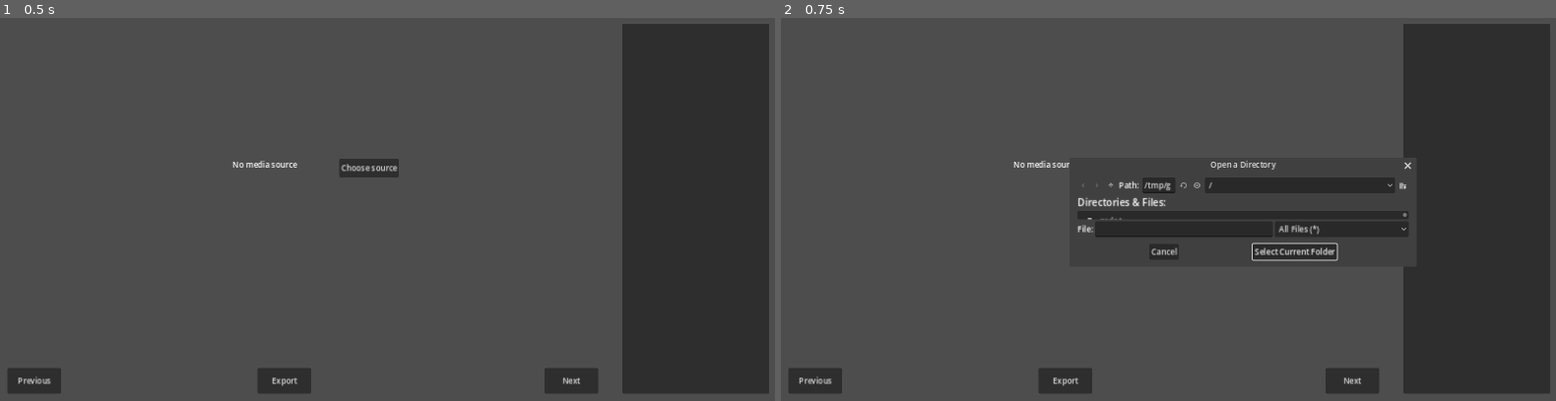
Above: before the commit, frames 1-2 (left to right).
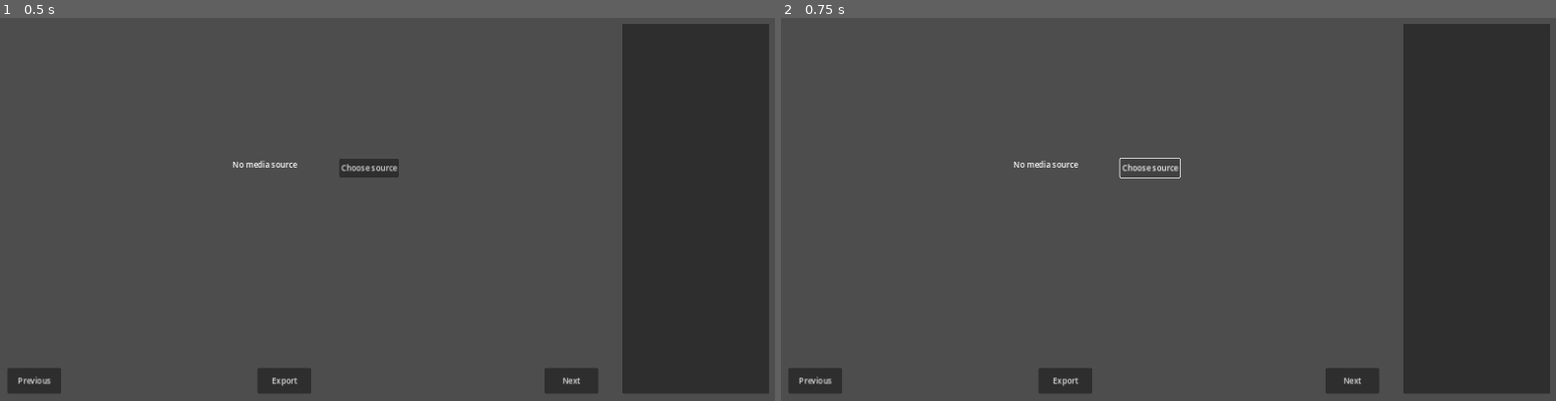
Above: after the commit, the same moments.

Repository: gcadorette/image_viewer
Game: Godot game, scene res://main.tscn
Two runs of this game, one before a commit and one after it. Both use one fixed random seed, a clock stepped at 60 frames per second and the inputs below.
Inputs:
- Up to frame 1 (0.5 s): no input
- Up to frame 2 (0.75 s): click "Choose source" at 0.5 s

Frame 1 is identical in both runs. In frame 2, 4.9% of the frame differs, in the area x 37-82%, y 36-64%.
Error after the commit: Invalid operands 'bool' and 'int' in operator '!='. (res://Service/ConfigService.gd:28)

Commit message:
- Added Native Dialogs - set in the architecture (basically service -> client w/ polymorphism) - windowsfolderclient functions (not ALL use cases are tested tho) - config loading and saving works, but not prettiest code

Diff:
--- /dev/null
+++ b/Client/GenericFolderClient.gd
@@ -0,0 +1,4 @@
+class_name GenericFolderClient #abstract class type beat
+
+func get_all_items() -> Array[FolderItems]:
+	return [] #defined in children's class
--- /dev/null
+++ b/Client/WindowsFolderClient.gd
@@ -0,0 +1,28 @@
+class_name WindowsFolderClient
+extends GenericFolderClient
+var FolderItems = load("res://Models/FolderItems.gd")
+var _dir: String = ""
+
+func _init(config: WindowsFileSystemConfig):
+	_dir = config.dir
+
+func get_all_items() -> Array[FolderItems]:
+	return _get_all_items_recurr([], _dir)
+
+func _get_all_items_recurr(found_files: Array[FolderItems], path: String) -> Array[FolderItems]:
+	var dir = DirAccess.open(path)
+	if dir:
+		dir.list_dir_begin()
+		var file_name = dir.get_next()
+		while file_name != "":
+			file_name = file_name.replace(_dir, "")
+			file_name = "%s/%s" % [path, file_name]
+			var is_folder = dir.current_is_dir()
+			var curr_item = FolderItems.new(is_folder, file_name.replace("%s/" % _dir, ""))
+			found_files.append(curr_item)
+			if is_folder:
+				found_files = _get_all_items_recurr(found_files, file_name)
+			file_name = dir.get_next()
+		return found_files
+	else:
+		return found_files
--- a/Models/Config.gd
+++ b/Models/Config.gd
@@ -3,5 +3,9 @@
 var image_filetype = ["JPG", "JPEG", "PNG"]
 var raw_filetype = ["NEF", "RAW"]
 
-var folder_source: GenericTypeTransferConfig = null
-var folders_destination: Array[FolderConfigDestination] = []
+var folder_source: GenericTypeTransferConfig
+var folders_destination: Array[FolderConfigDestination]
+
+func _init():
+	folder_source = GenericTypeTransferConfig.new()
+	folders_destination = []
--- a/Models/Enum.gd
+++ b/Models/Enum.gd
@@ -1 +1,2 @@
-enum FileTransferType { ssh = 1, windows_cmd = 2}
+enum FileTransferType { unknown = 0, ssh = 1, windows_folders = 2}
+enum FolderElementTypes { unknown = 0, raw = 1, image = 2, folder = 3}
--- /dev/null
+++ b/Models/FolderElement.gd
@@ -0,0 +1,14 @@
+class_name FolderElement
+var Enum = load("res://Models/Enum.gd")
+
+var relative_path = ""
+
+var file_name = ""
+var file_type = ""
+var type = Enum.FolderElementTypes.unknown
+
+func _init(_relative_path: String, _file_name: String, _file_type: String, _type):
+	relative_path = _relative_path
+	file_name = _file_name
+	file_type = _file_type
+	type = _type
--- /dev/null
+++ b/Models/FolderItems.gd
@@ -0,0 +1,8 @@
+class_name FolderItems
+
+var is_folder: bool = false
+var file_name: String = ""
+
+func _init(_is_folder: bool, _file_name: String):
+    is_folder = _is_folder
+    file_name = _file_name
--- a/Models/TransferTypeConfig/GenericTypeTransferConfig.gd
+++ b/Models/TransferTypeConfig/GenericTypeTransferConfig.gd
@@ -1,2 +1,6 @@
 class_name GenericTypeTransferConfig
-# empty class, used as a parent class
+var Enum = load("res://Models/Enum.gd")
+var type
+
+func _init():
+	type = Enum.FileTransferType.unknown
--- a/Models/TransferTypeConfig/WindowsFileSystemConfig.gd
+++ b/Models/TransferTypeConfig/WindowsFileSystemConfig.gd
@@ -1,4 +1,8 @@
 class_name WindowsFileSystemConfig
 
 extends GenericTypeTransferConfig
-var dir = ""
+var dir: String = ""
+
+func _init(_dir: String):
+	dir = _dir
+	type = Enum.FileTransferType.windows_folders
--- a/Service/ConfigService.gd
+++ b/Service/ConfigService.gd
@@ -1,45 +1,81 @@
 class_name ConfigService
 
-var Config = load("res://Models/Config.gd")
+var ConfigModel = load("res://Models/Config.gd")
 var Enum = load("res://Models/Enum.gd")
 var GenericTypeTransferConfig = load("res://Models/TransferTypeConfig/GenericTypeTransferConfig.gd")
 var WindowsFileSystemConfig = load("res://Models/TransferTypeConfig/WindowsFileSystemConfig.gd")
 var FolderConfigDestination = load("res://Models/FolderConfigDestination.gd")
 
 const CONFIG_FILE_PATH = "user://config.ini"
-var _config_file = null
-var _config_obj = null
+const GENERAL_SECTION = "General"
+const FOLDER_SRC_SECTION = "FolderSrc"
+const SEPARATOR = "|"
+
+var _config_file: ConfigFile = null
+var _config_obj: ConfigModel = null
 
 func _init():
 	#fichier de config peut-être uniquement nécessaire pour les raw files types / img file types?
 	#ca vaut tu la peine de sauvegarder le src/dest folder? À moins que ça soit par projet (ou par folder de source, ig)
 	#au pire on sauvegarde toute et, au démarage, au demande si on veut continuer ou recommencer? Si recommencer, reset la config avec les valeurs par defaut
 	_config_file = ConfigFile.new()
-	_config_obj = Config.new()
+	_config_obj = ConfigModel.new()
 
 	var err = _config_file.load(CONFIG_FILE_PATH)
 
 	if err != OK:
-		err = _config_file.save(CONFIG_FILE_PATH)
+		err = _save()  #try to create the file
 		if err != OK:
 			print("File couldn't be accessed")
 			return
 
 	var all_sections = _config_file.get_sections()
-	"""
+
 	for section in all_sections:
 		match section:
-			"General":
-	"""
+			GENERAL_SECTION:
+				var raw_filetypes_crude = _config_file.get_value(GENERAL_SECTION, "raw_file_type")
+				var img_filetypes_crude = _config_file.get_value(GENERAL_SECTION, "img_file_type")
+
+				_config_obj.raw_filetype = raw_filetypes_crude.split(SEPARATOR)
+				_config_obj.image_filetype = img_filetypes_crude.split(SEPARATOR)
+			FOLDER_SRC_SECTION:
+				var type = int(_config_file.get_value(FOLDER_SRC_SECTION, "type"))
+				if type == Enum.FileTransferType.windows_folders:
+					var dir = _config_file.get_value(FOLDER_SRC_SECTION, "dir")
+					var source_tt_config = WindowsFileSystemConfig.new(dir)
+					source_tt_config.type = type
+					_config_obj.folder_source = source_tt_config
 
 
-func get_folders_source() -> void: #TODO: Determiner la config à envoyer au UI
-	pass # TODO
+func get_folder_source() -> GenericTypeTransferConfig:
+	return _config_obj.folder_source
 
-func create_folder_source_windows(dir: String) -> void:
-	var index = len(_config_obj.folders_source)
-	var source_tt_config = {dir: dir}
+func set_folder_source_windows(dir: String) -> void:
+	var source_tt_config = WindowsFileSystemConfig.new(dir)
 
-	var section_name = "Folder%dSrc" % index
-	_config_file.set_value("section_name", "dir", dir)
-	_config_obj.folders_source.append(source_tt_config)
+	_config_file.set_value("FolderSrc", "dir", dir)
+	_config_file.set_value("FolderSrc", "type", source_tt_config.type)
+	_config_obj.folder_source = source_tt_config
+	_save()
+
+func get_raw_file_types() -> Array[Variant]:
+	return _config_obj.raw_filetype
+
+func get_img_file_types() -> Array[Variant]:
+	return _config_obj.image_filetype
+
+func _save() -> bool:
+	var inified_raw_file_types = _dir_to_ini_file(get_raw_file_types())
+	var inified_image_file_types = _dir_to_ini_file(get_img_file_types())
+	_config_file.set_value(GENERAL_SECTION, "raw_file_type", inified_raw_file_types)
+	_config_file.set_value(GENERAL_SECTION, "img_file_type", inified_image_file_types)
+
+	return _config_file.save(CONFIG_FILE_PATH)
+
+func _dir_to_ini_file(file_types: Array[Variant]) -> String:
+	var inified_types = file_types[0]
+
+	for file_type in file_types.slice(1, file_types.size()):
+		inified_types += "%s%s" % [SEPARATOR, file_type]
+	return inified_types
--- /dev/null
+++ b/Service/FolderService.gd
@@ -0,0 +1,42 @@
+class_name FolderService
+
+var Enum = load("res://Models/Enum.gd")
+var FolderItems = load("res://Models/FolderItems.gd")
+var FolderElement = load("res://Models/FolderElement.gd")
+
+var _client: GenericFolderClient = null
+var type = Enum.FileTransferType.unknown
+
+func _init(config: GenericTypeTransferConfig):
+	type = config.type
+	match type:
+		Enum.FileTransferType.windows_folders:
+			var windows_folders_config: WindowsFileSystemConfig = config
+			_client = WindowsFolderClient.new(windows_folders_config)
+		Enum.FileTransferType.ssh:
+			pass
+		_:
+			pass
+
+func has_source() -> bool:
+	return type
+
+func get_all_elements(raw_file_types: Array[Variant], img_file_types: Array[Variant]) -> Array[FolderElement]:
+	var files = _client.get_all_items()
+	var elements: Array[FolderElement] = []
+	for file in files:
+		var curr_elem = null
+		if file.is_folder:
+			curr_elem = FolderElement.new(file.file_name, "", "", Enum.FolderElementTypes.folder)
+		else:
+			var file_name = file.file_name.split("/")[-1]
+			var relative_path = file.file_name.replace("/%s" % file_name, "")
+			var file_type = file_name.split(".")[-1]
+
+			var filter = raw_file_types + img_file_types
+			if filter.find(file_type) != -1:
+				var type = Enum.FolderElementTypes.raw if raw_file_types.find(file_type) else Enum.FolderElementTypes.image
+				curr_elem = FolderElement.new(relative_path, file_name, file_type, type)
+		if curr_elem:
+			elements.append(curr_elem)
+	return elements
--- a/imageviewer.gd
+++ b/imageviewer.gd
@@ -1,11 +1,38 @@
 extends Control
-var ConfigService = load("res://Service/ConfigService.gd")
+
 var _config_service = null
+var _source_folder_service: FolderService = null
 
-# Called when the node enters the scene tree for the first time.
 func _ready():
 	_config_service = ConfigService.new()
+	_source_folder_service = FolderService.new(_config_service.get_folder_source())
+	switch_views()
 
 
-func _on_button_pressed():
-	%FileDialog.show()
+func _on_button_pressed() -> void:
+	%FolderDialog.show()
+
+func switch_views() -> void:
+	var config = _config_service.get_folder_source()
+	if config.type != _source_folder_service.type:
+		_source_folder_service = FolderService.new(config)
+
+	if _source_folder_service.has_source():
+		switch_for_source()
+	else:
+		switch_for_prompt()
+
+func _on_native_file_dialog_dir_selected(dir: String) -> void:
+	_config_service.set_folder_source_windows(dir)
+	var elements = _source_folder_service.get_all_elements(_config_service.get_raw_file_types(), _config_service.get_img_file_types())
+	switch_views()
+
+func switch_for_source():
+	var elements = _source_folder_service.get_all_elements(_config_service.get_raw_file_types(), _config_service.get_img_file_types())
+	# TODO: Populer le side bar
+	%EmptyDirectoryControl.hide()
+	%PictureViewer.show()
+
+func switch_for_prompt():
+	%PictureViewer.hide()
+	%EmptyDirectoryControl.show()
--- a/main.tscn
+++ b/main.tscn
@@ -14,6 +14,8 @@
 script = ExtResource("1_156ou")
 
 [node name="PictureViewer" type="TextureRect" parent="."]
+unique_name_in_owner = true
+visible = false
 layout_mode = 1
 anchors_preset = -1
 anchor_left = 0.013
@@ -28,6 +30,8 @@
 expand_mode = 3
 
 [node name="EmptyDirectoryControl" type="Control" parent="."]
+unique_name_in_owner = true
+visible = false
 layout_mode = 1
 anchor_left = 0.013
 anchor_top = 0.11
@@ -117,14 +121,11 @@
 offset_bottom = 0.0999146
 text = "Export"
 
-[node name="FileDialog" type="FileDialog" parent="."]
-unique_name_in_owner = true
+[node name="FolderDialog" type="NativeFileDialog" parent="."]
 title = "Open a Directory"
-position = Vector2i(600, 400)
-size = Vector2i(452, 162)
-ok_button_text = "Select This Folder"
 file_mode = 2
 access = 2
-show_hidden_files = true
+unique_name_in_owner = true
 
 [connection signal="pressed" from="EmptyDirectoryControl/Button" to="." method="_on_button_pressed"]
+[connection signal="dir_selected" from="FolderDialog" to="." method="_on_native_file_dialog_dir_selected"]
--- a/project.godot
+++ b/project.godot
@@ -12,7 +12,7 @@
 
 config/name="ImageViewer"
 run/main_scene="res://main.tscn"
-config/features=PackedStringArray("4.0", "Forward Plus")
+config/features=PackedStringArray("4.2", "C#", "Forward Plus")
 config/icon="res://icon.svg"
 
 [display]
@@ -22,3 +22,11 @@
 window/size/mode=2
 window/stretch/mode="canvas_items"
 window/stretch/aspect="expand"
+
+[dotnet]
+
+project/assembly_name="ImageViewer"
+
+[editor_plugins]
+
+enabled=PackedStringArray("res://addons/native_dialogs/plugin.cfg")
Not shown, added: addons/native_dialogs/icons/native_accept_dialog.svg
Not shown, added: addons/native_dialogs/icons/native_accept_dialog.svg.import
Not shown, added: addons/native_dialogs/icons/native_confirmation_dialog.svg
Not shown, added: addons/native_dialogs/icons/native_confirmation_dialog.svg.import
Not shown, added: addons/native_dialogs/icons/native_file_dialog.svg
Not shown, added: addons/native_dialogs/icons/native_file_dialog.svg.import
Not shown, added: addons/native_dialogs/icons/native_notification.svg
Not shown, added: addons/native_dialogs/icons/native_notification.svg.import
Not shown, added: addons/native_dialogs/plugin.cfg
Not shown, added: addons/native_dialogs/plugin.gd
Not shown, added: ImageViewer.csproj
Not shown, added: ImageViewer.sln
(and 16 more such lines)
